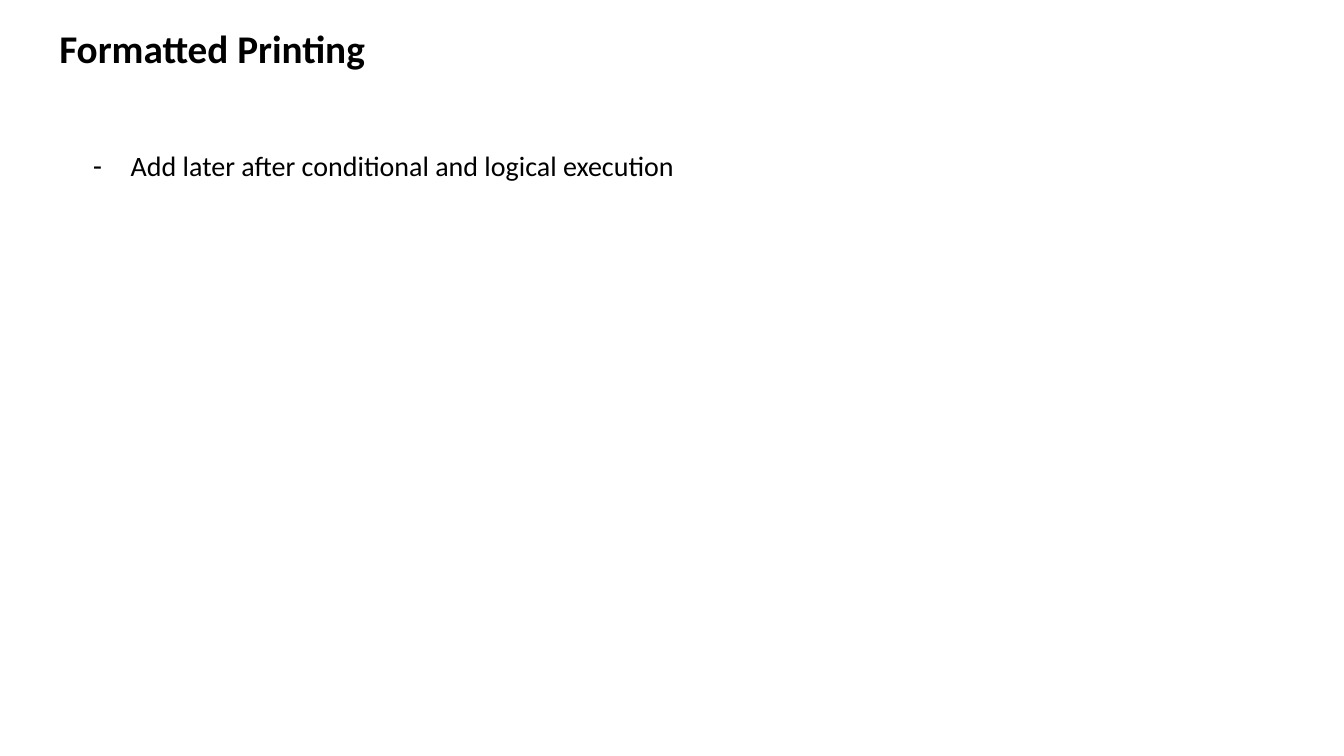
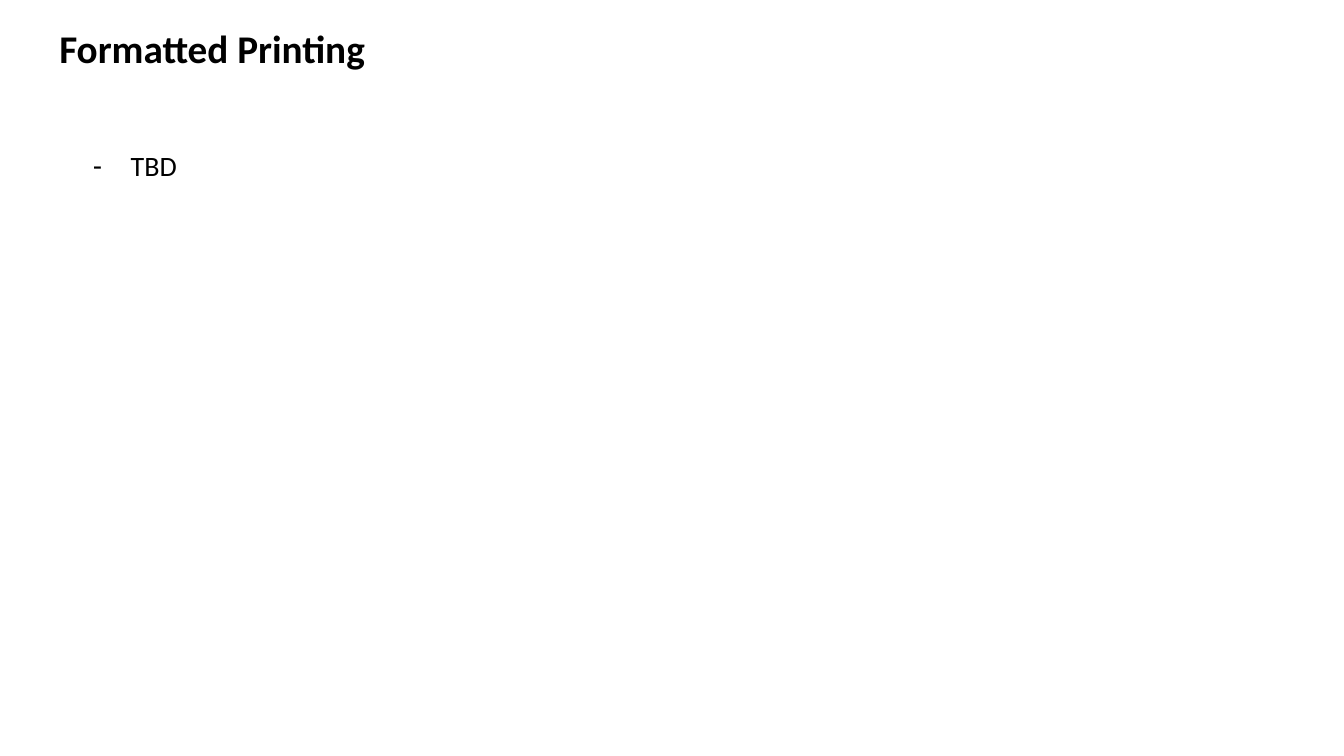
Before and after one commit to ashvani/PythonTraining, a slide deck: slide 10 of trainings_v1.pptx. Drawn at 1344x756 pixels with LibreOffice and Linux fonts; fonts in the diff are those of the drawing. Boxes give left, top, right and bottom in pixels: in the first picture for what was removed or moved away, otherwise in the second. Text is boxed around its words. In the diff, an @@ line names an element or a change of style, - is before the commit and + after.

Commit message:
changes to ppt

```diff
--- a/trainings_v1.pptx
+++ b/trainings_v1.pptx
@@ text at [131, 158, 177, 176]: text changed @@
-  – Add later after conditional and logical execution
+  – TBD
```
